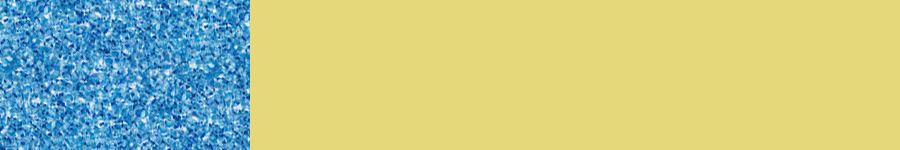
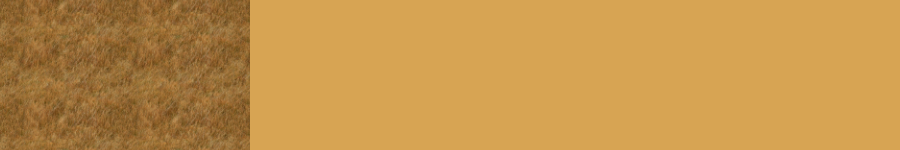
Layers edited between the first and the second 900 x 150 image:
painted on "Rectangle 1" over [0, 0, 250, 150]
painted on "Color Fill 1" over [0, 0, 900, 150]